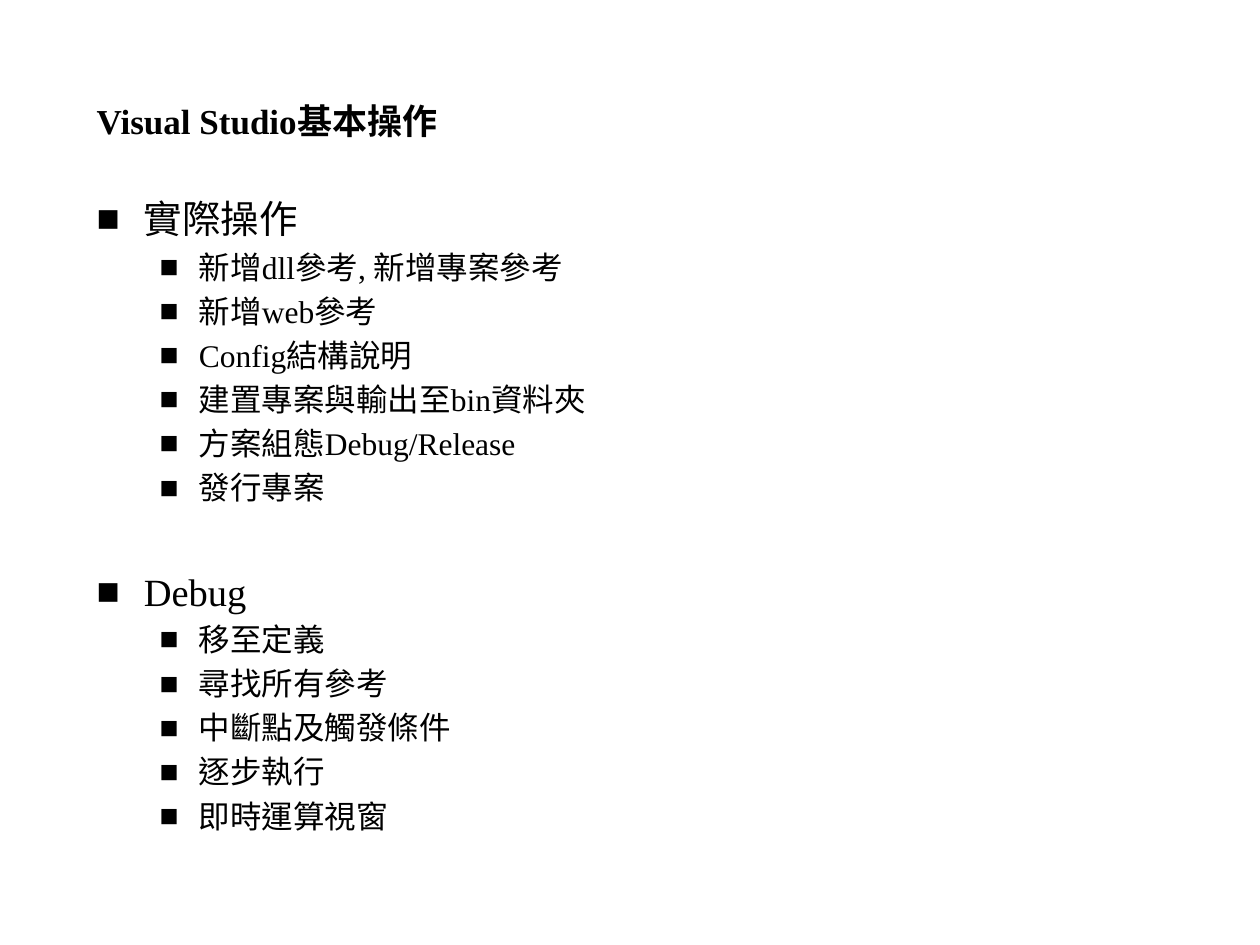
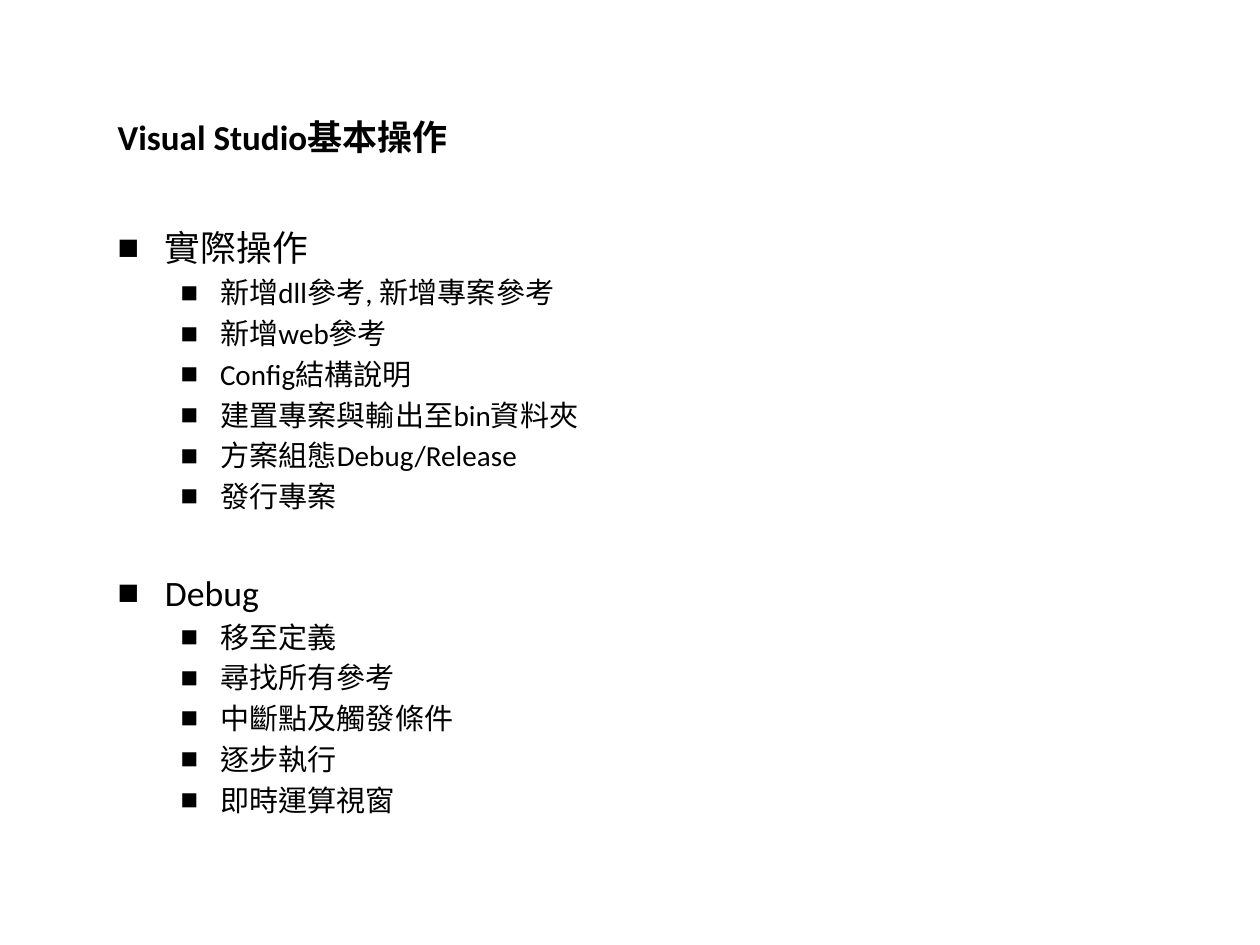
Before and after one commit to YiChiLin/TrainingPackage, a slide deck: slide 9 of 簡報及DB/.Net開發環境.pptx (slide 11 before the commit). Drawn at 1260x945 pixels with LibreOffice and Linux fonts; fonts in the diff are those of the drawing; background and template pictures are left out. Boxes give left, top, right and bottom in pixels: in the first picture for what was removed or moved away, otherwise in the second. Text is boxed around its words. In the diff, an @@ line names an element or a change of style, - is before the commit and + after.

```diff
--- a/簡報及DB/.Net開發環境.pptx
+++ b/簡報及DB/.Net開發環境.pptx
@@ title "Visual Studio基本操作": place and size @@
-title "Visual Studio基本操作" at (97, 107, 437, 138)
+title "Visual Studio基本操作" at (118, 122, 448, 154)
@@ title "Visual Studio基本操作" at (118, 122, 448, 154): font Times New Roman to Calibri @@
@@ text "實際操作": place and size @@
-text "實際操作" at (144, 200, 586, 831)
+text "實際操作" at (165, 231, 578, 814)
@@ text "實際操作" at (165, 231, 578, 814): size 22 to 20.4 pt in "實際操作", "Debug"; font Times New Roman to Calibri, size 18 to 16.6 pt @@
```
Also in this commit, not shown: 12 other slides changed, 2 slides removed, 1 other file.
